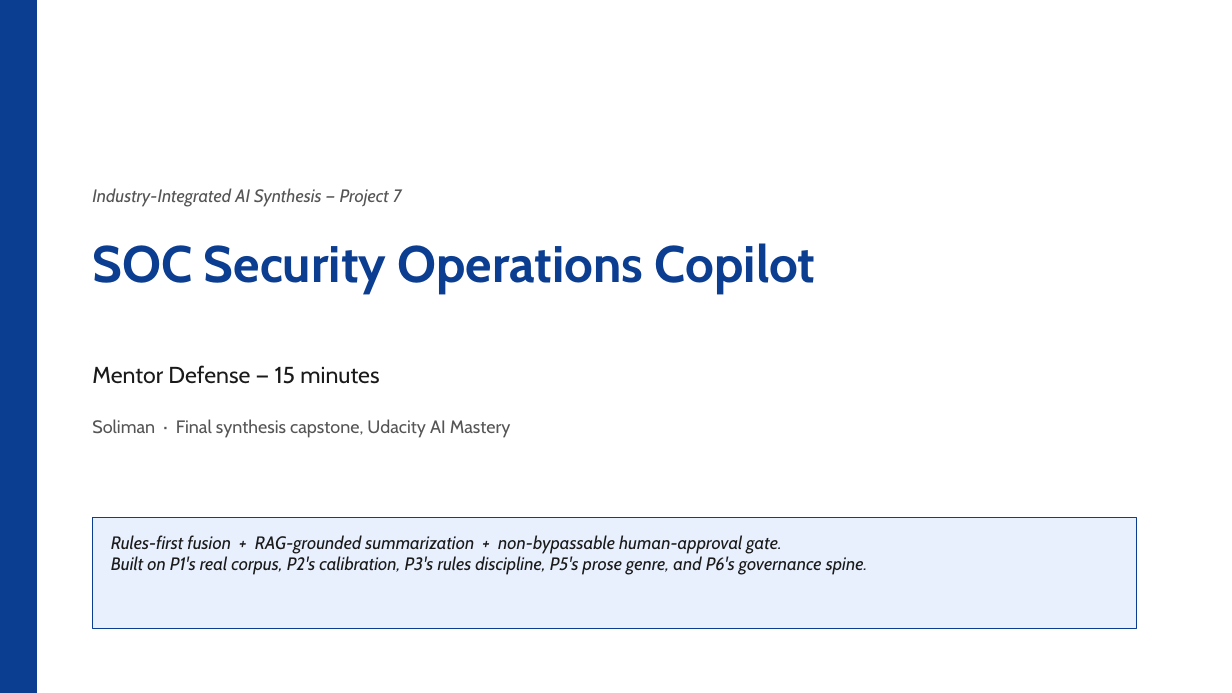
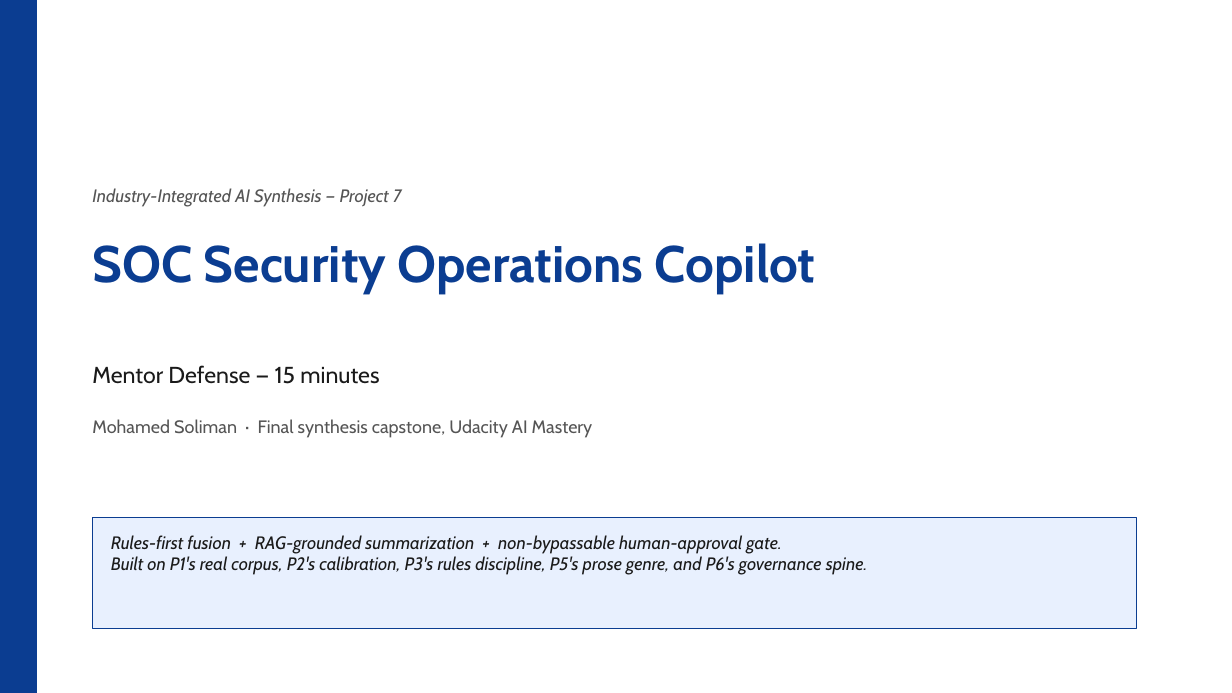
Before and after one commit to Soliman2020/master_capstone_07, a slide deck: slide 1 of reports/Professional_Industry_Defense_Deck.pptx. Drawn at 1232x693 pixels with LibreOffice and Linux fonts; fonts in the diff are those of the drawing. Boxes give left, top, right and bottom in pixels: in the first picture for what was removed or moved away, otherwise in the second. Text is boxed around its words. In the diff, an @@ line names an element or a change of style, - is before the commit and + after.

Commit message:
minor changes.

```diff
--- a/reports/Professional_Industry_Defense_Deck.pptx
+++ b/reports/Professional_Industry_Defense_Deck.pptx
@@ text at bbox=[92, 419, 593, 438]: text changed @@
-Soliman · Final synthesis capstone, Udacity AI Mastery
+Mohamed Soliman · Final synthesis capstone, Udacity AI Mastery
```
Also in this commit, not shown: 9 other slides changed.
